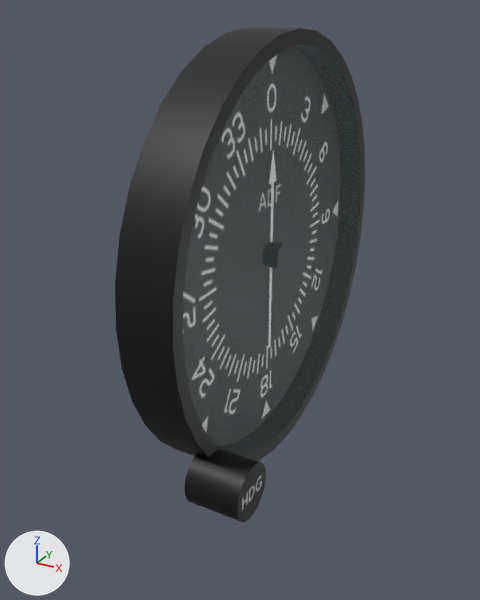
What one commit did to the Blender file Models/Interior/Panel/Instruments/adf/adf.blend.
One viewpoint serves both versions: a camera (50 mm lens) standing at (0.0506, -0.1079, 0.043) and looking at (-0.0042, -0.0084, -0.0067). Lighting does not change. The marker at lower left points along +X, +Y and +Z.

Names of what the first picture shows: 'Case', 'Glass', 'HeadingOffsetKnob'.
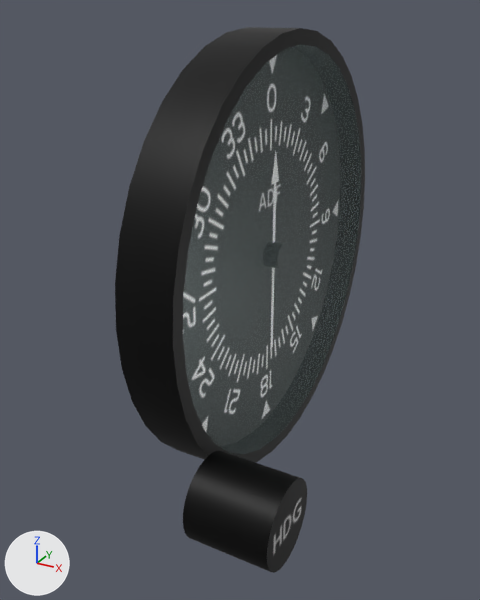
The newer file is also turned or shifted as a whole; pictures and numbers use the older file's frame.

Edits to the bpy script that builds the scene:
```text
Change mat_casematerial:
    mat_casematerial.metallic: 0.0 -> 0.5
Change mat_glassmaterial:
    mat_glassmaterial.roughness: 0.1 -> 0.3
Change mat_facematerial:
    mat_facematerial.metallic: 0.0 -> 0.5
Change me_cylinder_001:
    where me_cylinder_001.from_pydata(...)  # 72 vertices, 37 faces; spans x -0.005..0.005, y -0.005..0.005, z -0.005..0.005
    used by ob_headingoffsetknob; location = (0.005, -0.03, -0.03)
    me_cylinder_001 part 1: the whole mesh is scaled about its middle by 1.5, then moved by (0.005, -0.002, -0.002)
```

What differs and where, as boxes [x1, y1, x2, y2] in the pictures (480 x 600 px):
'Glass', surface changed: [183, 93, 328, 436] in both
'Case', surface changed (grey to black): [116, 52, 331, 462] in both
'HeadingOffsetKnob', mesh rescaled (52% wider, 66% taller): before [185, 449, 266, 522]; after [183, 451, 307, 573]
